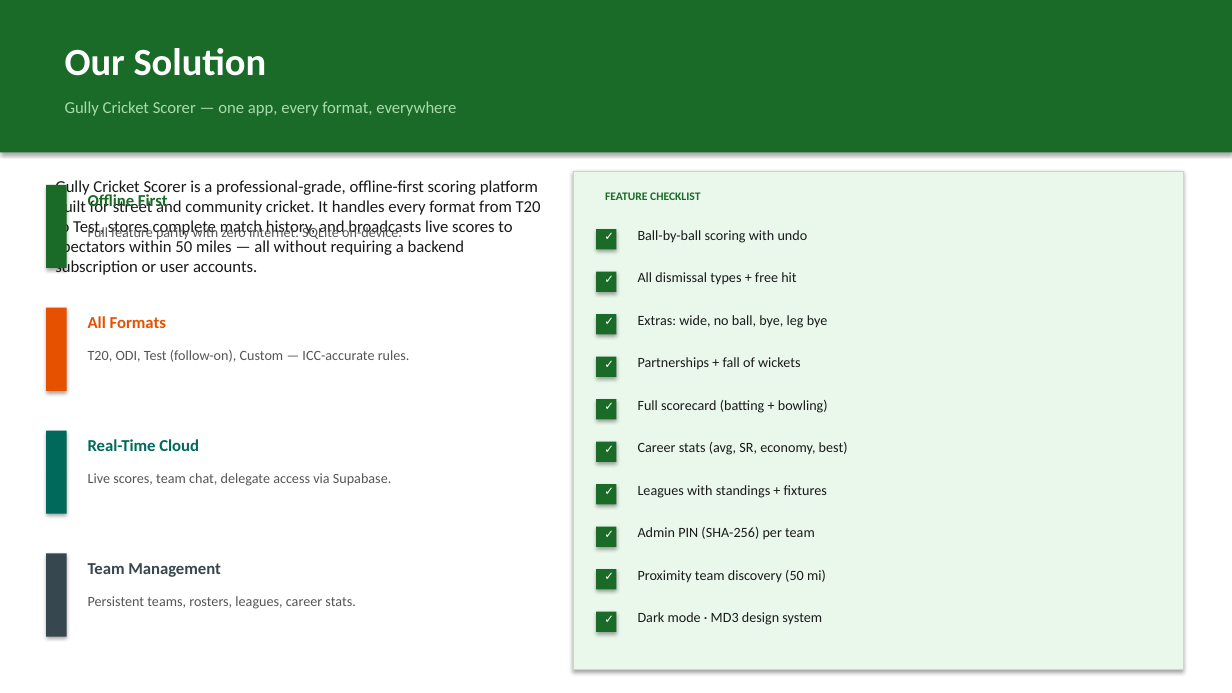
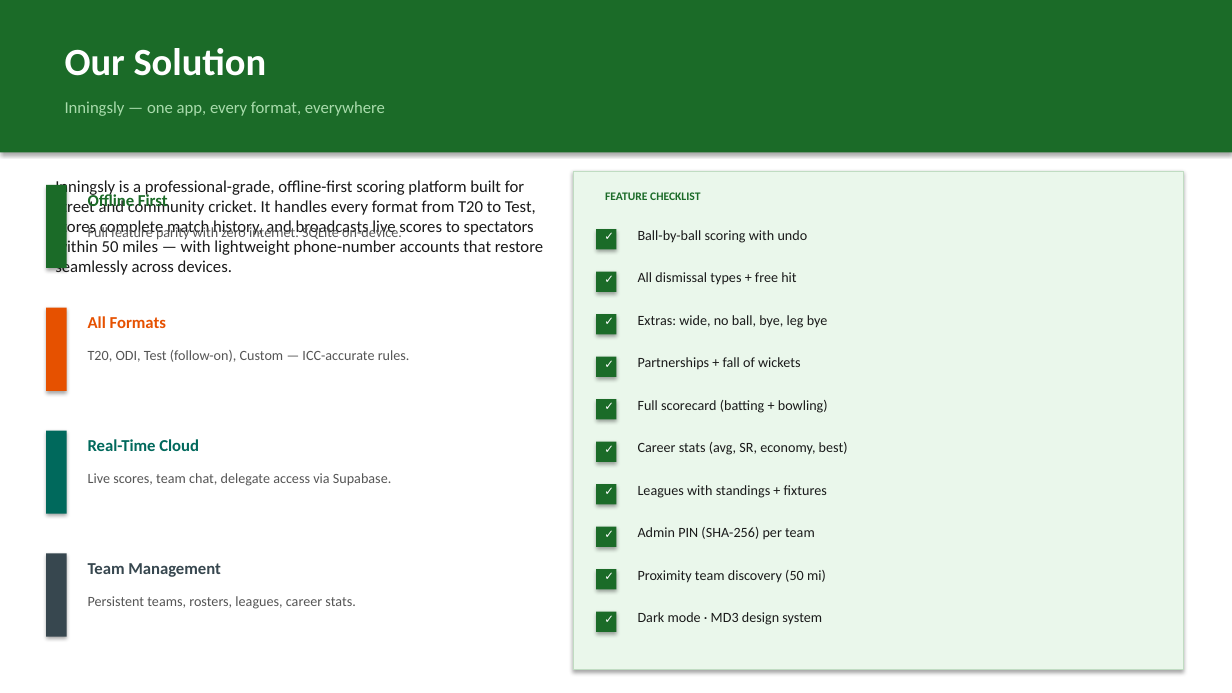
Before and after one commit to mrkalakota-repo/CricketScoringPro, a slide deck: slide 3 of docs/GullyCricketScorer_Executive.pptx. Drawn at 1232x693 pixels with LibreOffice and Linux fonts; fonts in the diff are those of the drawing. Boxes give left, top, right and bottom in pixels: in the first picture for what was removed or moved away, otherwise in the second. Text is boxed around its words. In the diff, an @@ line names an element or a change of style, - is before the commit and + after.

```diff
--- a/docs/GullyCricketScorer_Executive.pptx
+++ b/docs/GullyCricketScorer_Executive.pptx
@@ text at <box>65,101,385,116</box>: text changed @@
-Gully Cricket Scorer — one app, every format, everywhere
+Inningsly — one app, every format, everywhere
@@ text at <box>55,180,543,275</box>: text changed @@
-Gully Cricket Scorer is a professional-grade, offline-first scoring platform built for street and community cricket. It handles every format from T20 to Test, stores complete match history, and broadcasts live scores to spectators within 50 miles — all without requiring a backend subscription or user accounts.
+Inningsly is a professional-grade, offline-first scoring platform built for street and community cricket. It handles every format from T20 to Test, stores complete match history, and broadcasts live scores to spectators within 50 miles — with lightweight phone-number accounts that restore seamlessly across devices.
```
Also in this commit, not shown: 5 other slides changed, 4 other files.
